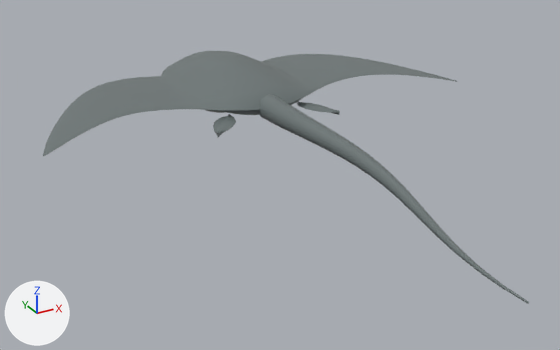
One commit to the glTF model public/assets/models/fauna_mawray.glb: the scene before it, then after it.
Before and after are seen from a camera (50 mm lens) standing at (-16.8, -35.5, 12.1) and looking at (-1.8, -8.3, -1.5). The lights are fixed; the arrows at lower left show +X, +Y and +Z. The picture after the commit comes second. Vertices at exactly the same position are counted once.

Objects in the first picture: 'mawray_body'.
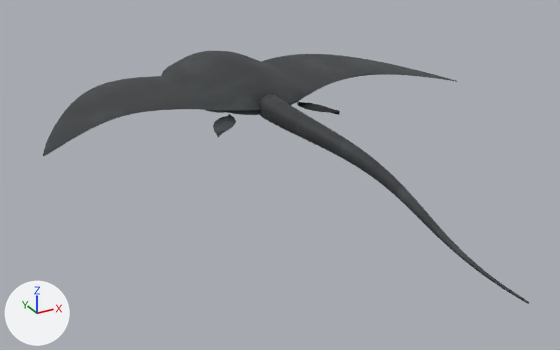
Edits to the bpy script that builds the scene:
```text
Add img_fauna_mawray_paint:
    img_fauna_mawray_paint = load_image('fauna_mawray_paint', '_unpacked/fauna_mawray_paint', 2048, 2048, 'sRGB')
Change mat_ray_skin:
    where n0 = _N.new('ShaderNodeBsdfPrincipled'); n0.name = 'Principled BSDF'
    remove n0.inputs[0].default_value = (0.15, 0.18, 0.18, 1.0)  # 'Base Color', grey #6c7676
    remove n0.inputs[2].default_value = 0.42  # 'Roughness'
    add n2 = _N.new('ShaderNodeMix'); n2.name = 'Mix'
    add n2.data_type = 'RGBA'
    add n2.blend_type = 'MULTIPLY'
    add n2.inputs[0].default_value = 1.0  # 'Factor'
    add n3 = _N.new('ShaderNodeVertexColor'); n3.name = 'Color Attribute'
    add n4 = _N.new('ShaderNodeTexImage'); n4.name = 'Image Texture'
    add n4.image = img_fauna_mawray_paint
    add _L.new(n2.outputs[2], n0.inputs[0])  # 'Result' to 'Base Color'
    add _L.new(n3.outputs[0], n2.inputs[7])  # 'Color' to 'B'
    add _L.new(n4.outputs[0], n2.inputs[6])  # 'Color' to 'A'
Add mat_ray_gill:
    mat_ray_gill = bpy.data.materials.new('ray_gill')
    # uses the picture img_fauna_mawray_paint
Add mat_cornea:
    mat_cornea = bpy.data.materials.new('cornea')
    # nodes: BsdfPrincipled, Mix, OutputMaterial, VertexColor
    # colours: white #f3f6f9, mixed with the vertex colours
Add mat_mimic_pupil:
    mat_mimic_pupil = bpy.data.materials.new('mimic_pupil')
    # nodes: BsdfPrincipled, Mix, OutputMaterial, VertexColor
    # colours: black #272727, mixed with the vertex colours
Change me_mawray_body:
    used by ob_mawray_body; location = (0.0, 0.0, 0.0)
    remove me_mawray_body.from_pydata(...)  # 2378 vertices, 4534 faces; spans x -11.0..11.0, y -21.9..4.7, z -1.8..1.3
    add me_mawray_body.from_pydata(...)  # 5397 vertices, 10448 faces; spans x -11.0..11.0, y -21.9..4.7, z -1.8..1.3
    me_mawray_body part 1: 35 vertices moved within x -1.2..1.2, y -20.8..3.8, z -0.6..0.7; 86 vertices removed from x -1.1..1.1, y -19.8..3.8, z -0.6..0.6; 2969 vertices added at x -1.4..1.4, y -21.9..3.9, z -0.8..1.1
    me_mawray_body part 2: 4067 kept faces spanning x -11.0..11.0, y -5.1..4.7, z -1.8..1.3 get new texture (UV) coordinates
    other edits to the shape of me_mawray_body do not show in these pictures
    add me_mawray_body.materials.append(mat_mimic_pupil)
    add me_mawray_body.materials.append(mat_cornea)
    add me_mawray_body.materials.append(mat_ray_gill)
```

Boxes [x1, y1, x2, y2] around the edits, measured in the pictures (560 x 350 px):
'mawray_body', surface changed, reshaped
    both: [43, 51, 529, 304]
part 1 of me_mawray_body, built on
    before: [259, 94, 529, 303]
    after: [256, 84, 529, 304]
part 2 of me_mawray_body, surface changed (darker)
    both: [43, 51, 455, 156]
